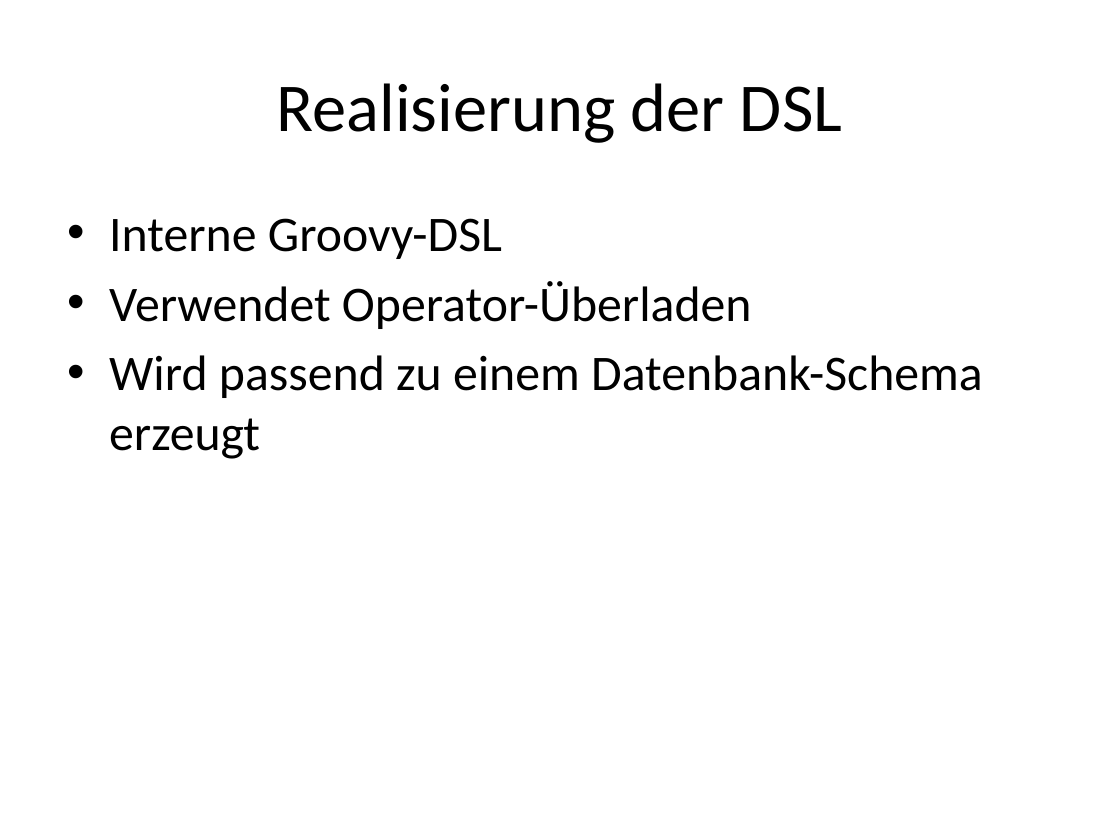
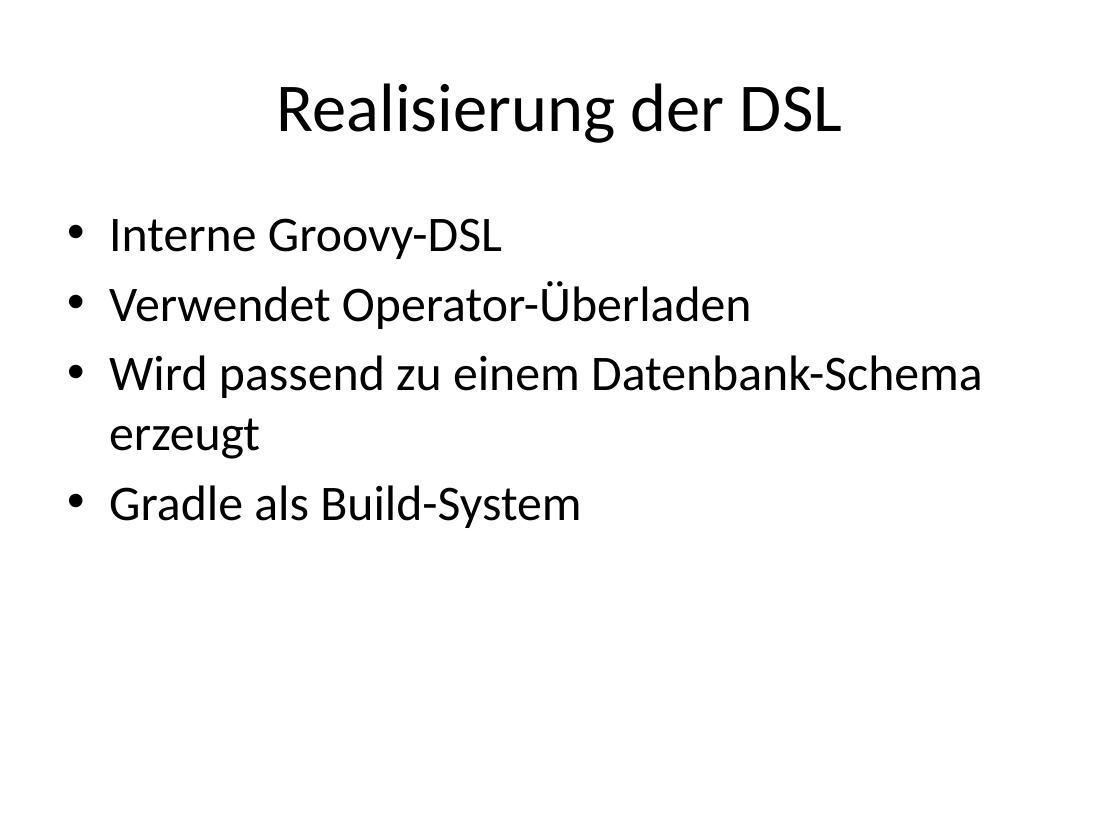
Before and after one commit to seerhein-lab/testdata-dsl, a slide deck: slide 13 of documentation/seitenbau/praesentation.pptx (slide 12 before the commit). Drawn at 1120x840 pixels with LibreOffice and Linux fonts; fonts in the diff are those of the drawing. Boxes give left, top, right and bottom in pixels: in the first picture for what was removed or moved away, otherwise in the second. Text is boxed around its words. In the diff, an @@ line names an element or a change of style, - is before the commit and + after.

```diff
--- a/documentation/seitenbau/praesentation.pptx
+++ b/documentation/seitenbau/praesentation.pptx
@@ text at [109,485,581,528]: paragraph added @@
+• Gradle als Build-System
```
Also in this commit, not shown: 5 other slides changed, 8 slides added, 8 other files.
